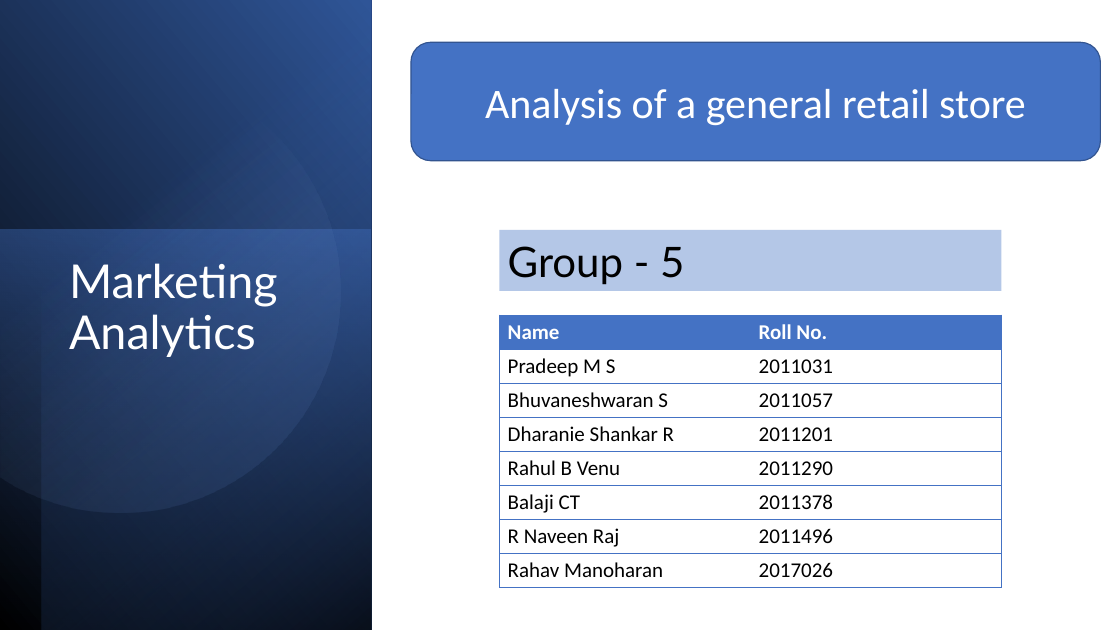
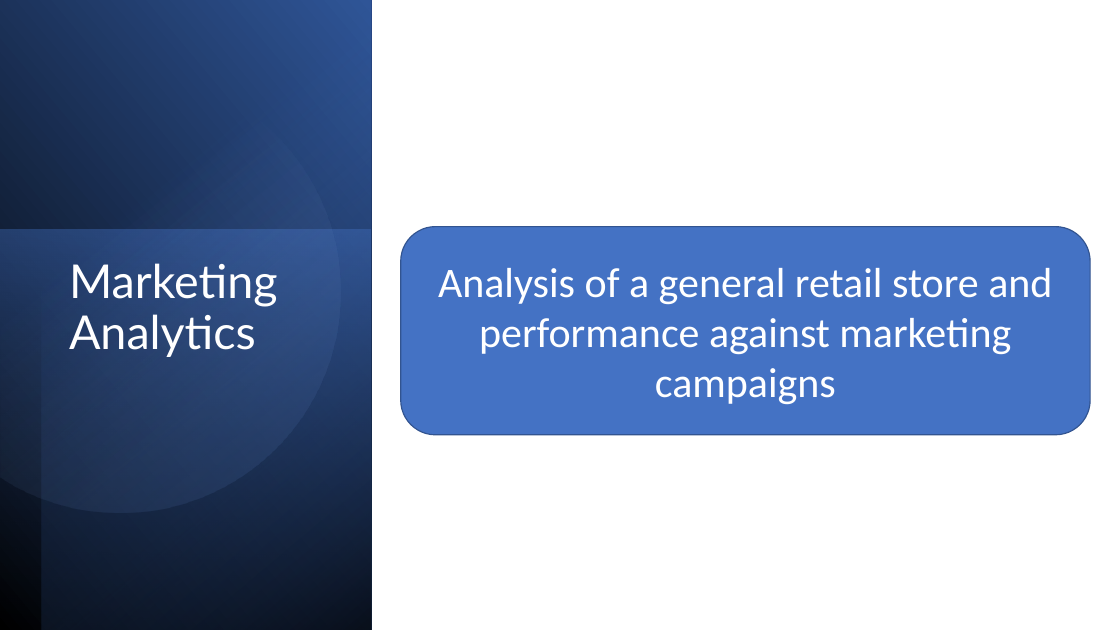
Before and after one commit to rahav-manoharan/projects, a slide deck: slide 1 of marketing analytics-campaign performance/Group 5_Presentation.pptx. Drawn at 1120x630 pixels with LibreOffice and Linux fonts; fonts in the diff are those of the drawing. Boxes give left, top, right and bottom in pixels: in the first picture for what was removed or moved away, otherwise in the second. Text is boxed around its words. In the diff, an @@ line names an element or a change of style, - is before the commit and + after.

Commit message:
updated ppt

```diff
--- a/marketing analytics-campaign performance/Group 5_Presentation.pptx
+++ b/marketing analytics-campaign performance/Group 5_Presentation.pptx
@@ rounded rectangle "Analysis of a general retail ...": place and size @@
-rounded rectangle "Analysis of a general retail ..." at bbox=[411, 42, 1101, 160]
+rounded rectangle "Analysis of a general retail ..." at bbox=[401, 227, 1091, 435]
@@ rectangle removed at bbox=[499, 230, 1002, 292] @@
-Group - 5
@@ text in rounded rectangle at bbox=[438, 268, 1052, 404]: text changed @@
-Analysis of a general retail store
+Analysis of a general retail store and performance against marketing campaigns
@@ table removed at bbox=[499, 315, 1002, 587], 8 rows, 2 columns @@
-Name | Roll No.
-Pradeep M S | 2011031
-Bhuvaneshwaran S | 2011057
-Dharanie Shankar R | 2011201
-Rahul B Venu | 2011290
-Balaji CT | 2011378
-R Naveen Raj | 2011496
-Rahav Manoharan | 2017026
```
